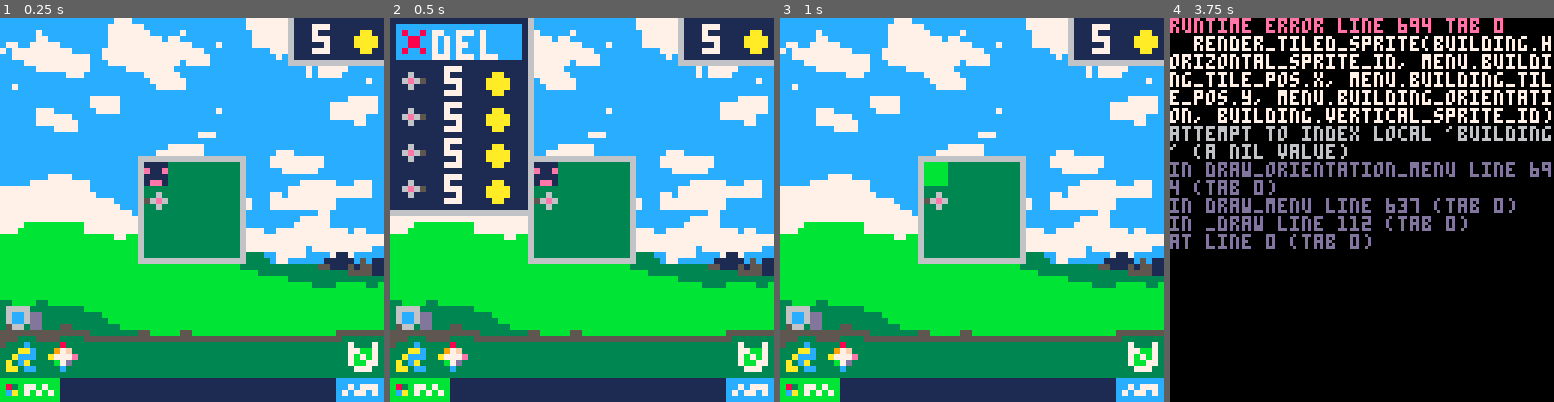
Above: before the commit, frames 1-4 (left to right).
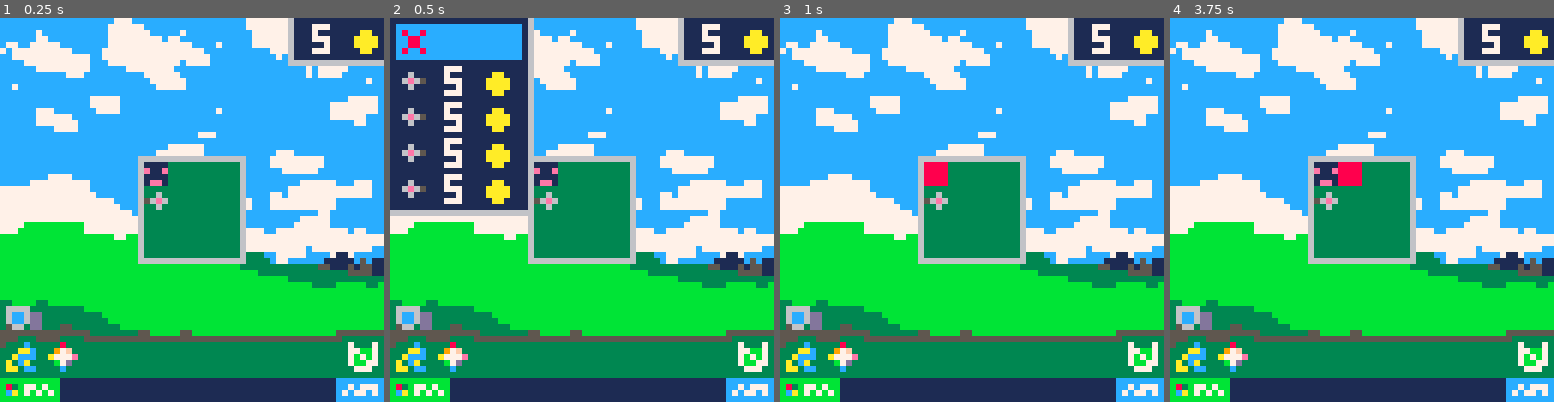
Above: after the commit, the same moments.

Repository: Darenn/Mr-Tobro
Game: PICO-8 cartridge lowrezjam.p8
Same seed, same stepped clock (60 frames per second), same inputs: the game is played once before the commit and once after it.
Inputs:
- Up to frame 1 (0.25 s): no input
- Up to frame 2 (0.5 s): tap X (X key) at 0.33 s
- Up to frame 3 (1 s): tap O (Z key) at 0.7 s
- Up to frame 4 (3.75 s): tap X (X key) at 1.07, 1.85, 2.97 s; hold Right 1.6-2.1 s; tap O (Z key) every 0.4 s from 1.7 to 3.7 s; hold Up 2.15-2.42 s; hold Right 2.47-3.03 s; hold Left 3.08-3.58 s; hold Down from 3.63 s (still down)

Frame 1 is identical in both runs. In frame 2, 0.7% of the frame differs, in the area x 10-29%, y 3-11%; in frame 3, 0.4%; in frame 4, 98%, in the area x 0-100%, y 0-100%.
Error before the commit: runtime error line 694 tab 0; render_tiled_sprite(building.horizontal_sprite_id, menu.building_tile_pos.x, menu.building_tile_pos.y, menu.building_orientation,…

Commit message:
Can destroy buildings.

Diff:
--- a/lowrezjam.p8
+++ b/lowrezjam.p8
@@ -504,7 +504,13 @@
   if (is_in_selection(menu))then
     menu.state = menu_states.building_location
   elseif (is_in_location(menu)) then
-    if (is_buildable(menu.building_tile_pos)) then
+    -- if we selected destroy
+    if get_menu_selected_id(menu) == -1 then
+      local building = g_map_buildings[menu.building_tile_pos.x][menu.building_tile_pos.y]
+      if building != nil then
+        g_map_buildings[menu.building_tile_pos.x][menu.building_tile_pos.y] = nil
+      end
+    elseif (is_buildable(menu.building_tile_pos)) then
       menu.state = menu_states.building_orientation
     else
       //todo play error
@@ -677,7 +683,7 @@
       local price  = g_buildings_info[building_id].price
       draw_money({x= pos_x, y=pos_y}, price)
     else
-      print("del", pos_x, pos_y, 7)
+      --print("del", pos_x, pos_y, 7)
     end
   end
 
@@ -688,6 +694,14 @@
     render_tiled_sprite(65, menu.building_tile_pos.x, menu.building_tile_pos.y)
   else
     render_tiled_sprite(66, menu.building_tile_pos.x, menu.building_tile_pos.y)
+  end
+  if get_menu_selected_id(menu) == -1 then
+    local building = g_map_buildings[menu.building_tile_pos.x][menu.building_tile_pos.y]
+    if building != nil then
+      render_tiled_sprite(65, menu.building_tile_pos.x, menu.building_tile_pos.y)
+    else
+      render_tiled_sprite(66, menu.building_tile_pos.x, menu.building_tile_pos.y)
+    end
   end
 end
 
